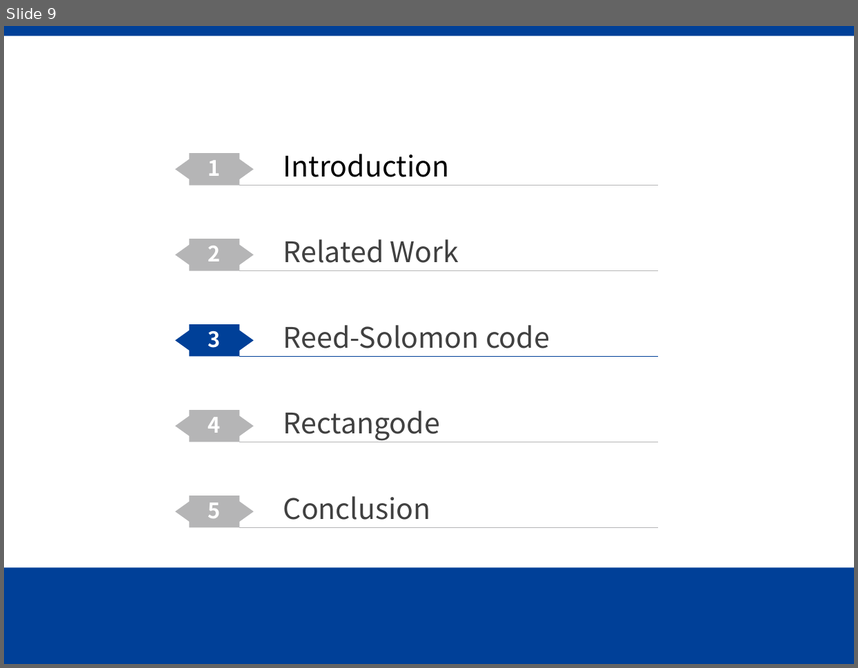
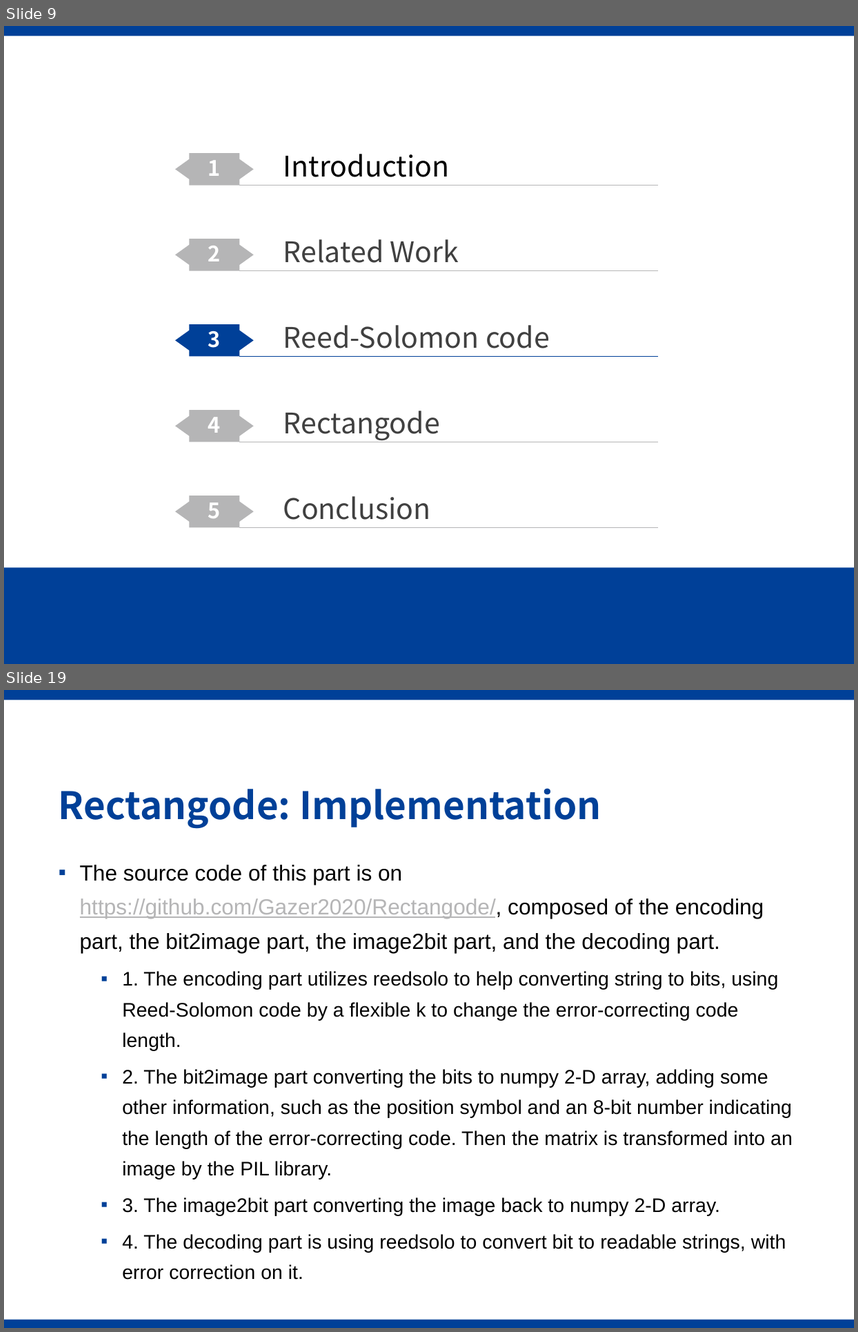
Before and after one commit to Gazer2020/Rectangode, a slide deck: slides.pptx. Shown one above the other, each under a label of ours: slide 9 before the commit, slides 9 and 19 after it; the slides between them are not shown. The pictures are 858x668 and 858x1332 pixels, drawn with LibreOffice and Linux fonts; fonts in the diff are those of the drawing; background and template pictures are left out. Boxes give left, top, right and bottom in pixels: in the first picture for what was removed or moved away, otherwise in the second. Text is boxed around its words. In the diff, an @@ line names an element or a change of style, - is before the commit and + after.

```diff
--- a/slides.pptx
+++ b/slides.pptx
@@ slide 19 added at box(4, 690, 854, 1328), background #FFFFFF; not listed: 1 template element that a slide beside it also shows @@
@@ title added at box(59, 788, 601, 829), 32 pt, text #004098, bold @@
+Rectangode: Implementation
@@ text added at box(80, 865, 793, 1279), 16.6 pt, text #000000 @@
+▪ The source code of this part is on https://github.com/Gazer2020/Rectangode/, composed of the encoding part, the bit2image part, the image2bit part, and the decoding part.
+  ▪ 1. The encoding part utilizes reedsolo to help converting string to bits, using Reed-Solomon code by a flexible k to change the error-correcting code length.
+  ▪ 2. The bit2image part converting the bits to numpy 2-D array, adding some other information, such as the position symbol and an 8-bit number indicating the length of the error-correcting code. Then the matrix is transformed into an image by the PIL library.
+  ▪ 3. The image2bit part converting the image back to numpy 2-D array.
+  ▪ 4. The decoding part is using reedsolo to convert bit to readable strings, with error correction on it.
@@ rectangle added at box(4, 1319, 854, 1328), fill #004098 @@
```
Also in this commit, not shown: 4 slides changed, 10 other slides added, 15 slides removed, 3 other files.
